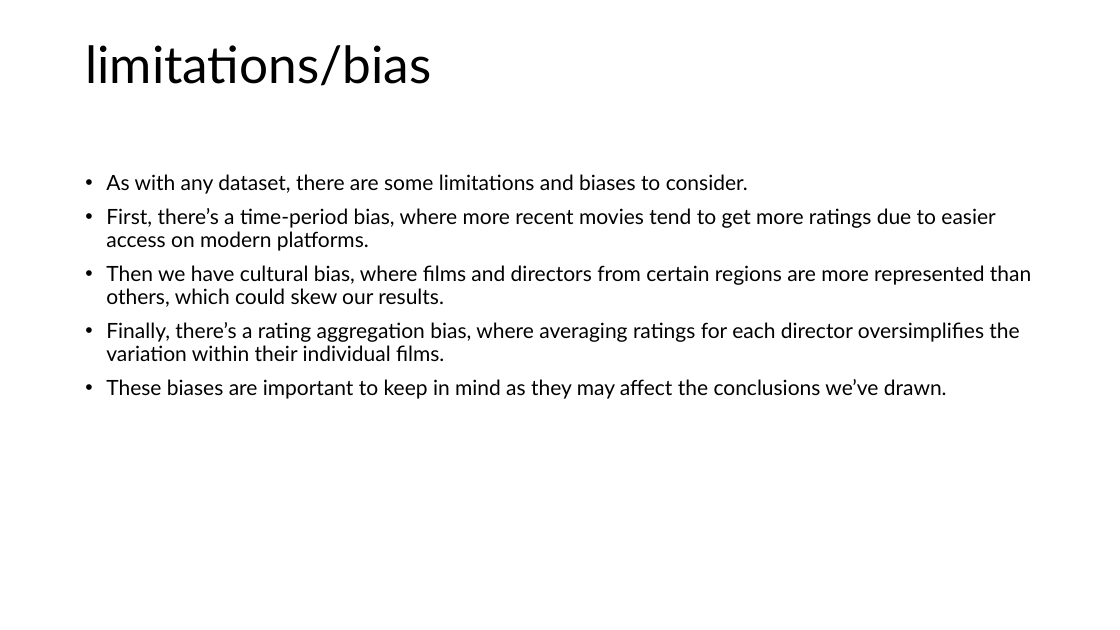
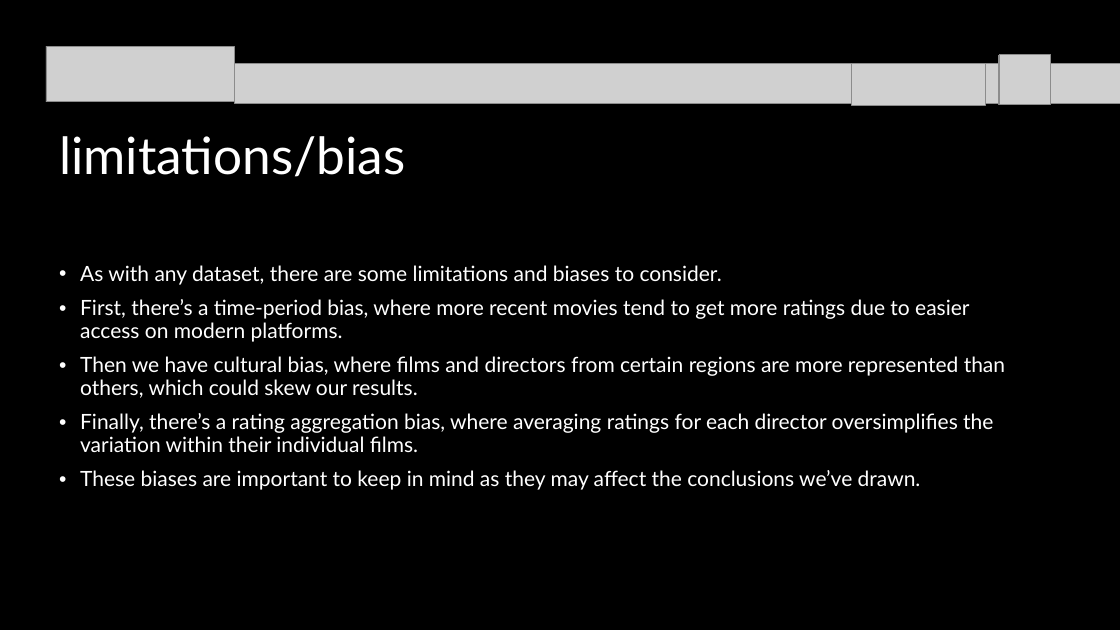
Before and after one commit to ajmonte0920/BootCamp24-project-4-group-08, a slide deck: slide 10 of Project 4_Group 8_Slide Deck.pptx (slide 13 before the commit). Drawn at 1120x630 pixels with LibreOffice and Linux fonts; fonts in the diff are those of the drawing; grey boxes stand for pictures. Boxes give left, top, right and bottom in pixels: in the first picture for what was removed or moved away, otherwise in the second. Text is boxed around its words. In the diff, an @@ line names an element or a change of style, - is before the commit and + after.

```diff
--- a/Project 4_Group 8_Slide Deck.pptx
+++ b/Project 4_Group 8_Slide Deck.pptx
@@ background #FFFFFF to #000000 @@
@@ picture added at <box>46,46,234,102</box> @@
@@ picture added at <box>999,56,1045,103</box> @@
@@ picture added at <box>999,55,1049,105</box> @@
@@ picture added at <box>999,55,1050,104</box> @@
@@ picture added at <box>234,64,1120,103</box> @@
@@ picture added at <box>852,64,986,105</box> @@
@@ title "limitations/bias" at <box>59,136,405,177</box>: text colour #000000 to #FFFFFF @@
@@ title "limitations/bias": place and size @@
-title "limitations/bias" at <box>85,45,431,86</box>
+title "limitations/bias" at <box>59,136,405,177</box>
@@ text "As with any dataset, there ...": place and size @@
-text "As with any dataset, there ..." at <box>106,174,1031,399</box>
+text "As with any dataset, there ..." at <box>80,265,1005,490</box>
@@ text "As with any dataset, there ..." at <box>80,265,1005,490</box>: text colour #000000 to #FFFFFF @@
```
Also in this commit, not shown: 9 other slides changed, 2 slides removed, 6 other files.
